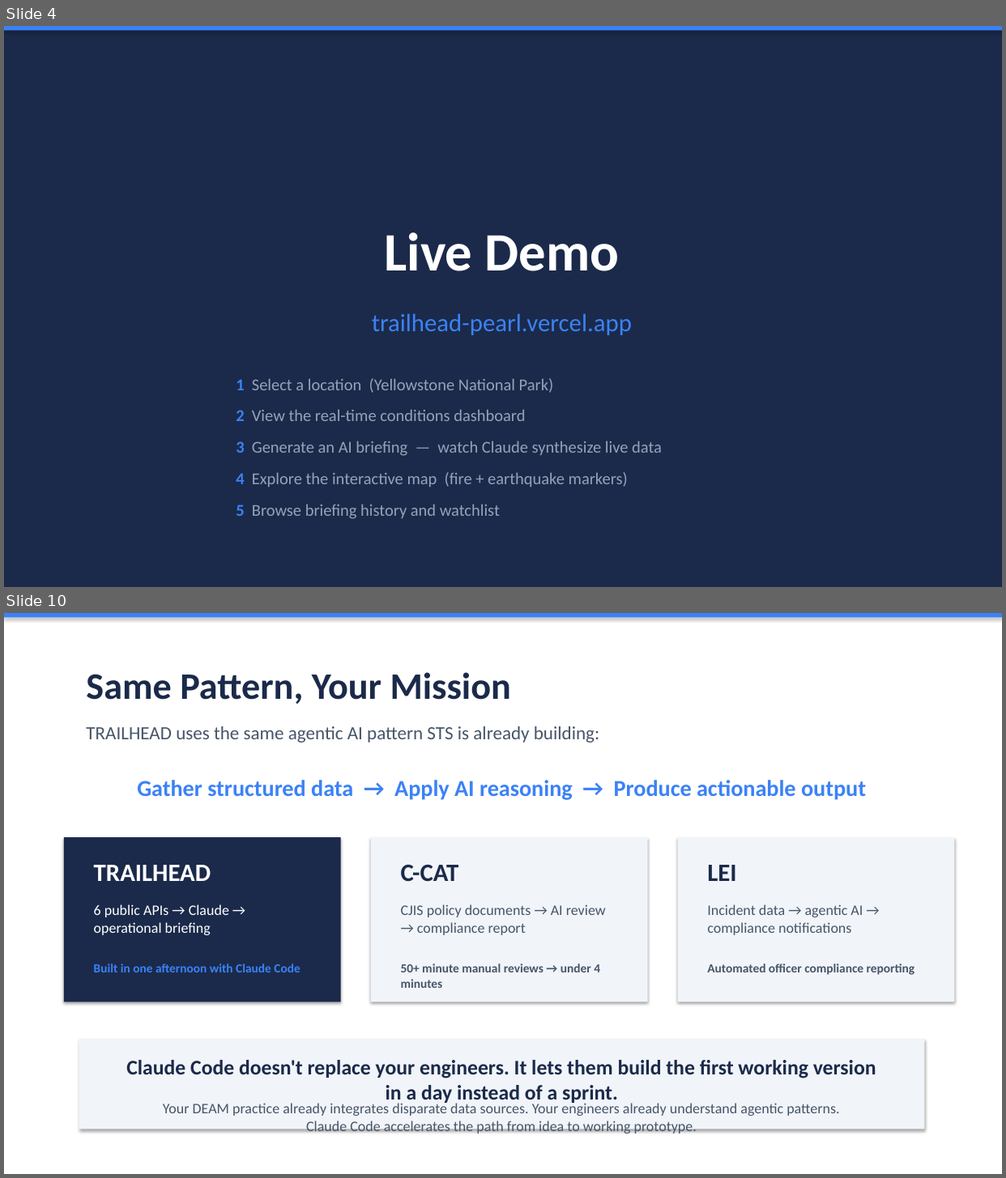
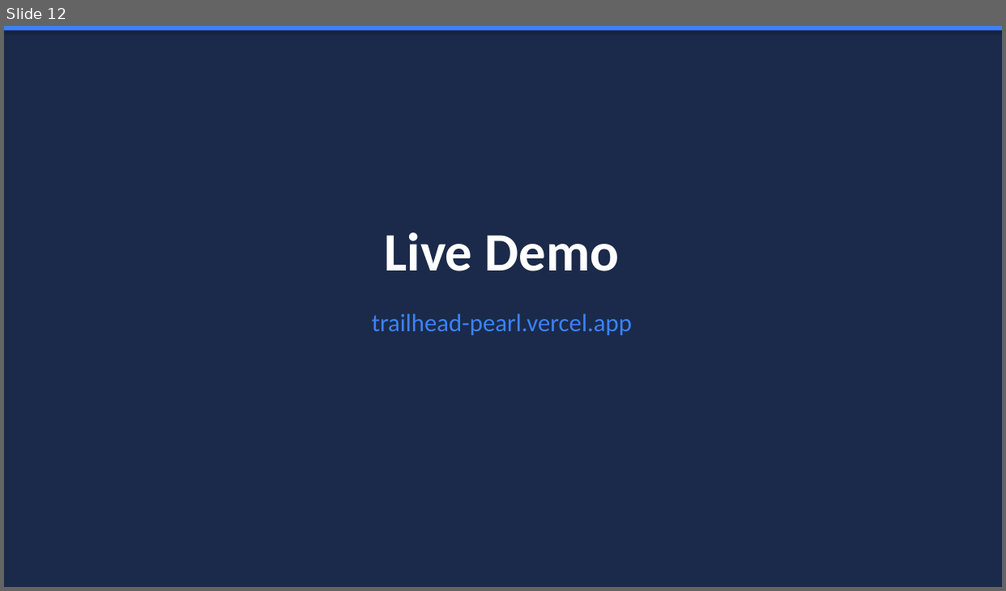
Before and after one commit to keepitsts/claude-ai-brown-bag, a slide deck: presentation/claude-code-brown-bag.pptx. Shown one above the other, each under a label of ours: slides 4 and 10 before the commit, slide 12 after it; the slides between them are not shown. The pictures are 1006x1178 and 1006x591 pixels, drawn with LibreOffice and Linux fonts; fonts in the diff are those of the drawing. Boxes give left, top, right and bottom in pixels: in the first picture for what was removed or moved away, otherwise in the second. Text is boxed around its words. In the diff, an @@ line names an element or a change of style, - is before the commit and + after.

```diff
--- a/presentation/claude-code-brown-bag.pptx
+++ b/presentation/claude-code-brown-bag.pptx
@@ slide 10 removed at (4, 613, 1002, 1174), background #FFFFFF @@
@@ rectangle removed at (4, 613, 1002, 618) @@
@@ text removed at (86, 672, 511, 704) @@
-Same Pattern, Your Mission
@@ text removed at (86, 726, 599, 743) @@
-TRAILHEAD uses the same agentic AI pattern STS is already building:
@@ text removed at (137, 780, 866, 800) @@
-Gather structured data → Apply AI reasoning → Produce actionable output
@@ rectangle removed at (64, 837, 341, 1003) @@
@@ rectangle removed at (371, 837, 648, 1003) @@
@@ rectangle removed at (678, 837, 955, 1003) @@
@@ text removed at (94, 865, 211, 881) @@
-TRAILHEAD
@@ text removed at (401, 865, 459, 881) @@
-C-CAT
@@ text removed at (707, 865, 736, 881) @@
-LEI
@@ text removed at (94, 905, 229, 935) @@
-6 public APIs → Claude → operational briefing
@@ text removed at (401, 905, 606, 935) @@
-CJIS policy documents → AI review → compliance report
@@ text removed at (707, 905, 863, 935) @@
-Incident data → agentic AI → compliance notifications
@@ text removed at (94, 964, 300, 973) @@
-Built in one afternoon with Claude Code
@@ text removed at (401, 964, 600, 988) @@
-50+ minute manual reviews → under 4 minutes
@@ text removed at (707, 964, 915, 975) @@
-Automated officer compliance reporting
@@ rectangle removed at (79, 1040, 925, 1130) @@
@@ text removed at (126, 1060, 876, 1105) @@
-Claude Code doesn't replace your engineers. It lets them build the first working version in a day instead of a sprint.
@@ text removed at (163, 1101, 839, 1134) @@
-Your DEAM practice already integrates disparate data sources. Your engineers already understand agentic patterns.
-Claude Code accelerates the path from idea to working prototype.
@@ what was slide 4 is now slide 12 @@
@@ slide 12 changed as well @@
@@ text removed at (236, 378, 554, 393) @@
-1 Select a location (Yellowstone National Park)
@@ text removed at (236, 410, 525, 421) @@
-2 View the real-time conditions dashboard
@@ text removed at (236, 442, 662, 456) @@
-3 Generate an AI briefing — watch Claude synthesize live data
@@ text removed at (236, 472, 628, 487) @@
-4 Explore the interactive map (fire + earthquake markers)
@@ text removed at (236, 505, 500, 519) @@
-5 Browse briefing history and watchlist
```
Also in this commit, not shown: 2 other slides changed, 11 slides added, 9 other slides removed, 2 other files.
